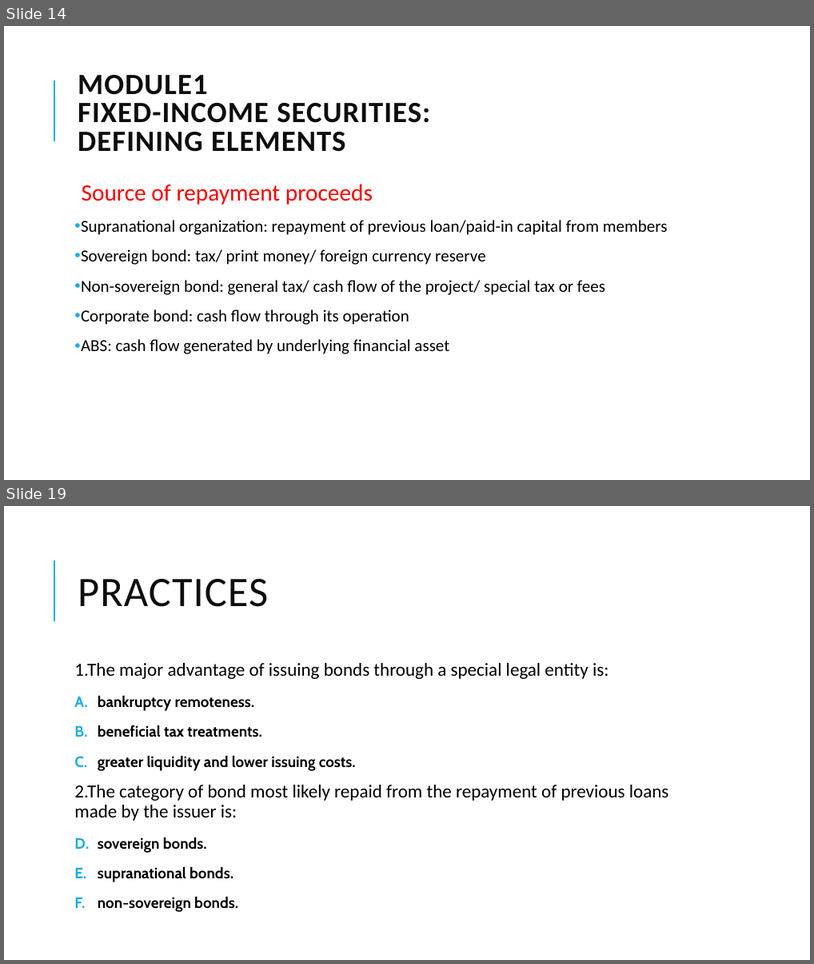
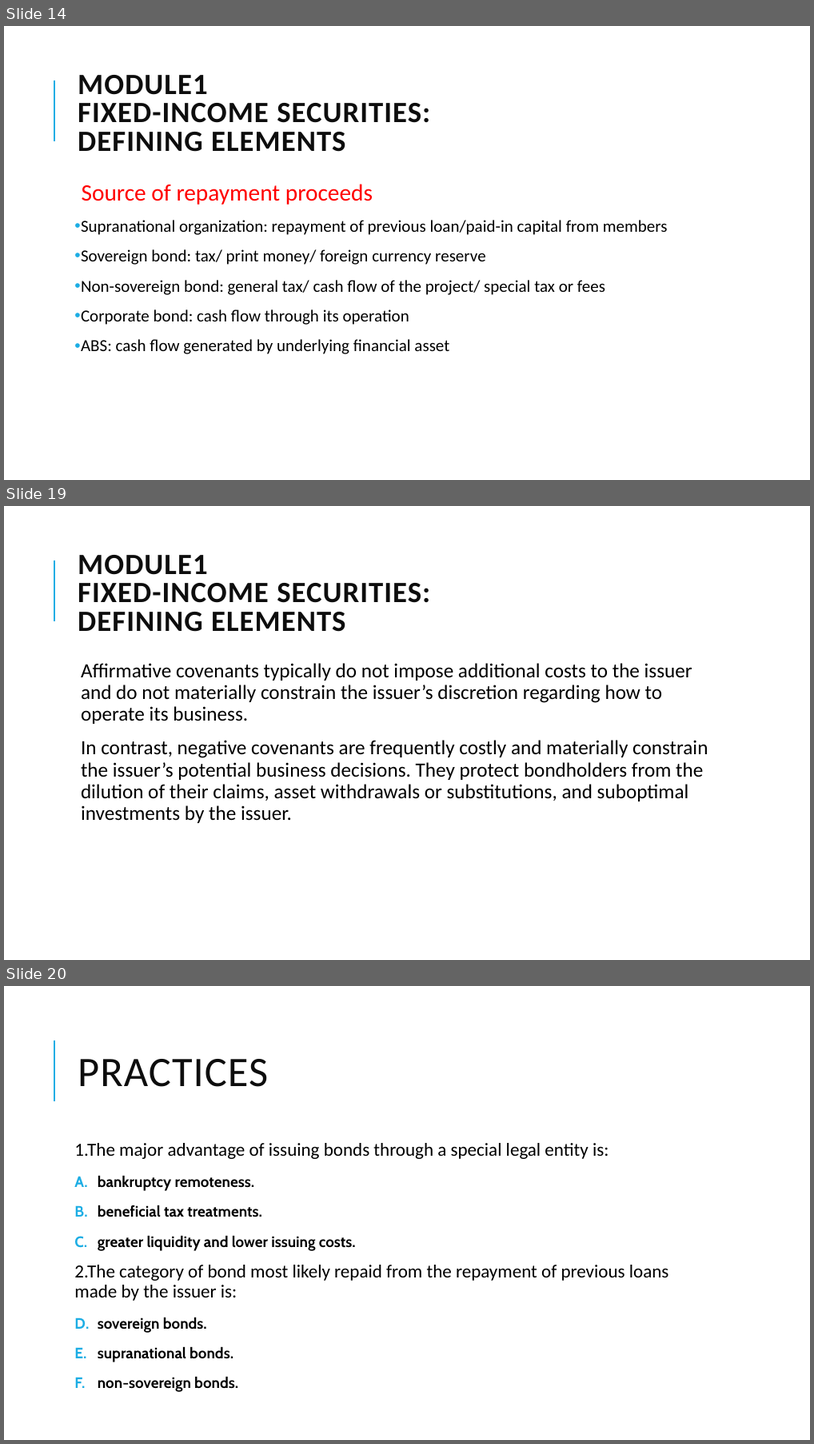
Before and after one commit to Isco0530/data, a slide deck: Fixed Income.pptx. Shown one above the other, each under a label of ours: slides 14 and 19 before the commit, slides 14, 19 and 20 after it; the slides between them are not shown. The pictures are 814x964 and 814x1444 pixels, drawn with LibreOffice and Linux fonts; fonts in the diff are those of the drawing. Boxes give left, top, right and bottom in pixels: in the first picture for what was removed or moved away, otherwise in the second. Text is boxed around its words. In the diff, an @@ line names an element or a change of style, - is before the commit and + after.

```diff
--- a/Fixed Income.pptx
+++ b/Fixed Income.pptx
@@ slide 19 added at <box>4,506,810,960</box>, background #FFFFFF; not listed: 1 template element that a slide beside it also shows @@
@@ title added at <box>78,555,430,632</box>, 35 pt, text #0D0D0D, bold @@
+MODULE1
+FIXED-INCOME SECURITIES:
+DEFINING ELEMENTS
@@ text added at <box>81,663,708,823</box>, 24 pt, text #000000 @@
+  Affirmative covenants typically do not impose additional costs to the issuer and do not materially constrain the issuer’s discretion regarding how to operate its business.
+  In contrast, negative covenants are frequently costly and materially constrain the issuer’s potential business decisions. They protect bondholders from the dilution of their claims, asset withdrawals or substitutions, and suboptimal investments by the issuer.
@@ what was slide 19 is now slide 20 @@
```
Also in this commit, not shown: 6 slides changed.
